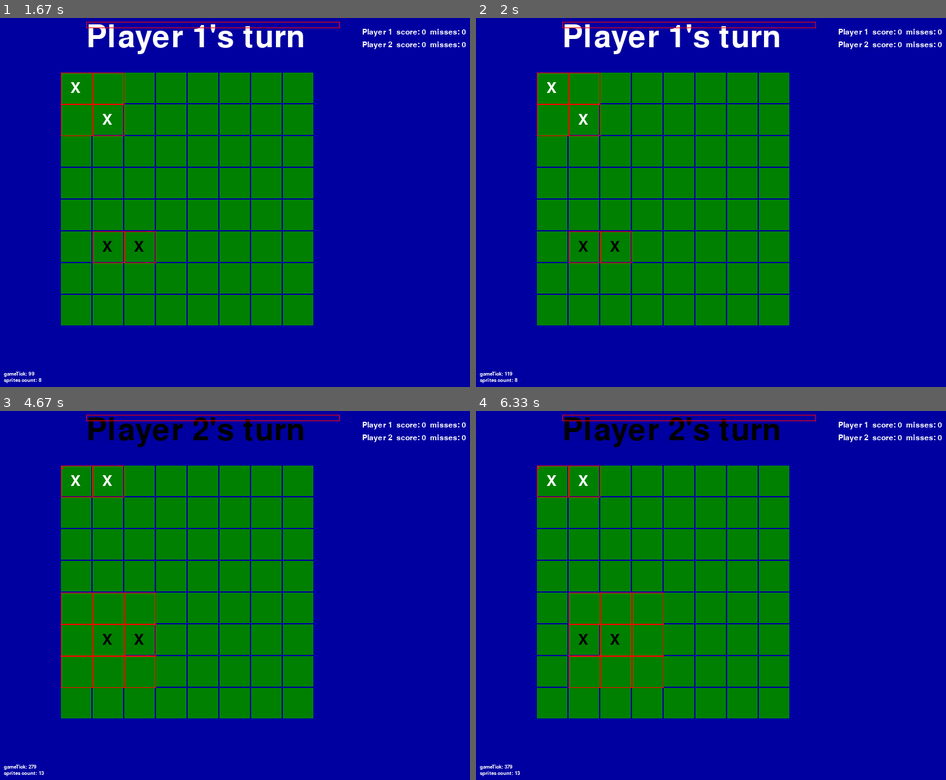
Above: before the commit, frames 1-4 (two rows, left to right).
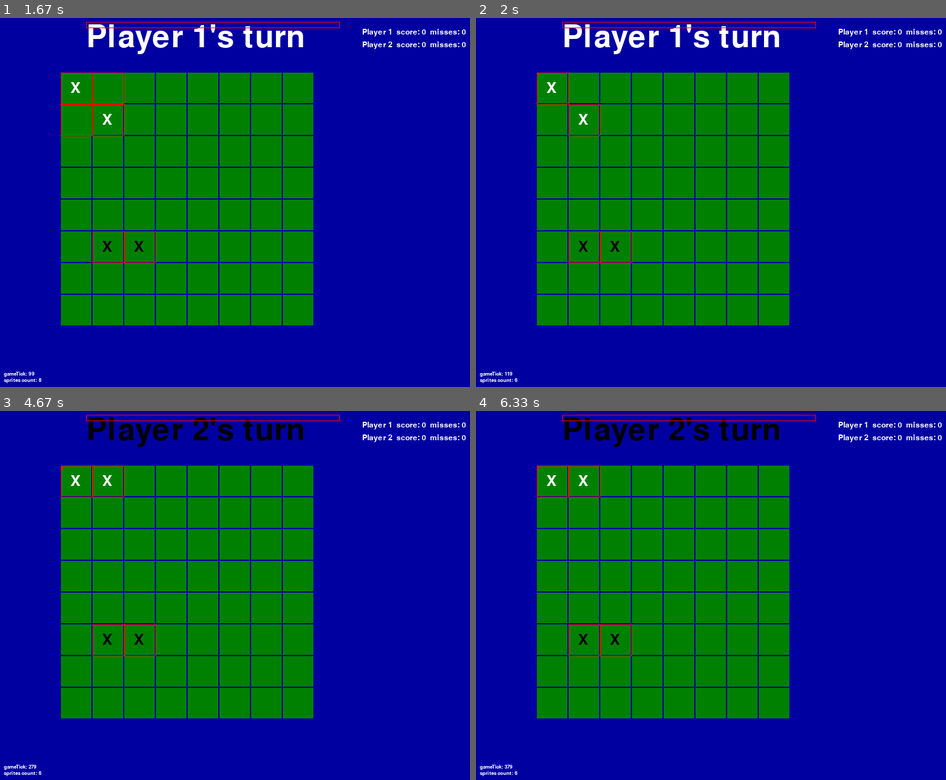
Above: after the commit, the same moments.

Repository: connorsadler/pygamehelperpublic
Game: pygame game, started from samplegame7b_turnbased.py
Two runs of this game, one before a commit and one after it. Both use one fixed random seed, a clock stepped at 60 frames per second and the inputs below.
Inputs (mouse positions are in pixels of both pictures, inside the frame that each line leads up to):
- Up to frame 1 (1.67 s): click "Player 1's turn" at 0.38 s; click "X" at 0.72 s; click (61, 73) at 1.55 s
- Up to frame 2 (2 s): click (739, 73) at 1.88 s
- Up to frame 3 (4.67 s): click "X" at 2.22 s; click (235, 529) at 2.55 s; click "X" at 3.38 s; click (108, 481) at 3.72 s; click "X" at 4.05 s; click (103, 518) at 4.38 s
- Up to frame 4 (6.33 s): click (584, 632) at 4.72 s; click (579, 569) at 5.05 s; click "X" at 5.88 s; click (649, 470) at 6.22 s

Frame 1 is identical in both runs. In frame 2, 0.2% of the frame differs, in the area x 8-27%, y 14-99%; in frame 3, 0.5%, in the area x 8-34%, y 49-99%; in frame 4, 0.5%.

Commit message:
Allow clicking off a selected piece

Diff:
--- a/samplegame7b_turnbased.py
+++ b/samplegame7b_turnbased.py
@@ -364,6 +364,8 @@
             if len(clickedSprites) > 0:
                 for clickedSprite in clickedSprites:
                     clickedSprite.onClick()
+            else:
+                self.gridHelper.clearHighlights()
 
     def getCurrentPlayer(self):
         return self.turnKeeper.getCurrentPlayer()
